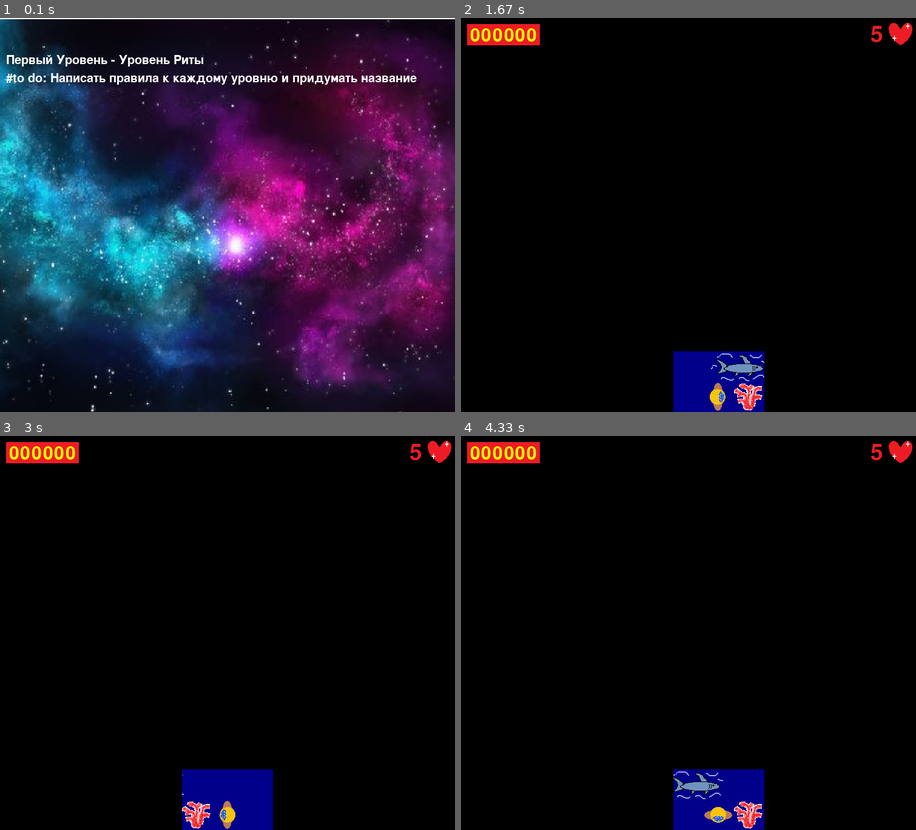
Above: before the commit, frames 1-4 (two rows, left to right).
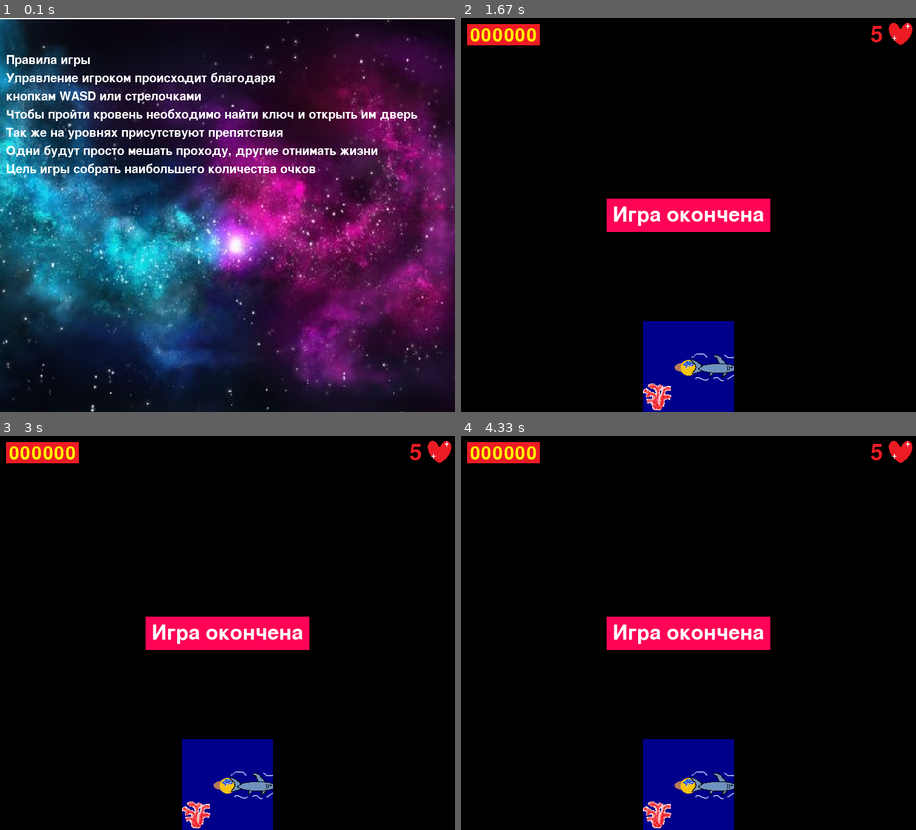
Above: after the commit, the same moments.

Repository: AZEN-SGG/PyGameProject
Game: pygame game, started from MainProgramm.py
The game is run twice, just before and just after one commit, with the same random seed, the same clock (stepped at 60 frames per second) and the same inputs.
Inputs:
- Up to frame 1 (0.1 s): no input
- Up to frame 2 (1.67 s): hold Right 0.33-0.8 s; hold Up 0.83-1.13 s; hold Right 1.17-1.63 s
- Up to frame 3 (3 s): hold Left 1.67-2.2 s; hold Down 2.23-2.53 s; hold Left 2.57-2.97 s
- Up to frame 4 (4.33 s): hold Up 3-3.37 s; hold Right 3.4-4.03 s; hold Down from 4.07 s (still down)

The runs differ from the first frame. In frame 1, 5.0% of the frame differs, in the area x 1-92%, y 9-40%; in frame 2, 7.1%; in frame 3, 5.2%; in frame 4, 7.2%, in the area x 32-68%, y 45-100%.

Commit message:
Удалила правила из основного уровня

Diff:
--- a/MainProgramm.py
+++ b/MainProgramm.py
@@ -34,35 +34,8 @@
     sys.exit()
 
 
-def start_screen(intro_text):
-    fon = pygame.transform.scale(load_image('fon.png'), (WIDTH, HEIGHT))
-    screen.blit(fon, (0, 0))
-    font = pygame.font.Font(None, 30)
-    text_coord = 50
-
-    for line in intro_text:
-        string_rendered = font.render(line, 1, pygame.Color('white'))
-        intro_rect = string_rendered.get_rect()
-        text_coord += 10
-        intro_rect.top = text_coord
-        intro_rect.x = 10
-        text_coord += intro_rect.height
-        screen.blit(string_rendered, intro_rect)
-
-    while True:
-        for event in pygame.event.get():
-            if event.type == pygame.QUIT:
-                terminate()
-
-            elif event.type == pygame.KEYDOWN or event.type == pygame.MOUSEBUTTONDOWN:
-                return
-
-        pygame.display.flip()
-        clock.tick(FPS)
 
 
-intro_text = ["Первый Уровень - Уровень Риты",
-              "#to do: Написать правила к каждому уровню и придумать название"]
 
 pygame.init()
 pygame.mixer.init()
@@ -70,8 +43,6 @@
 
 screen = pygame.display.set_mode((WIDTH, HEIGHT))
 clock = pygame.time.Clock()
-
-start_screen(intro_text)
 
 something = FirstLevel.first_level(True)
 
